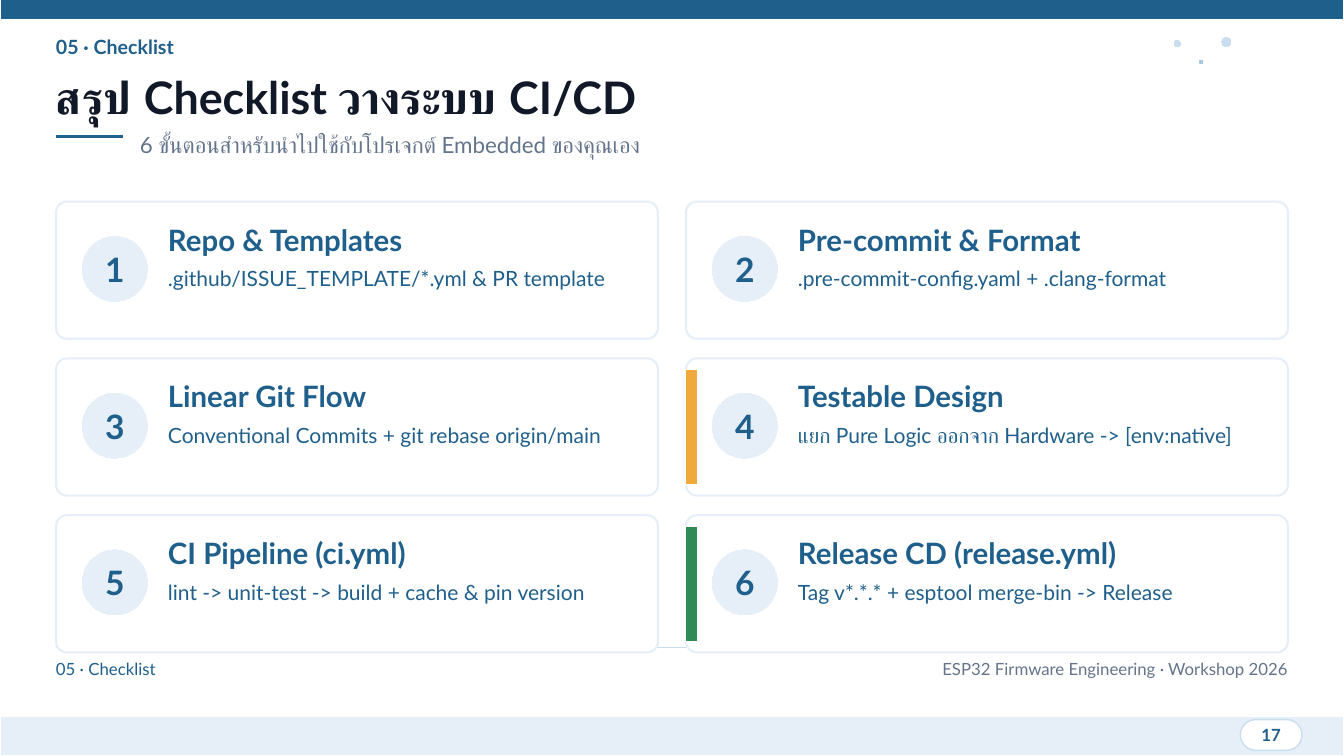
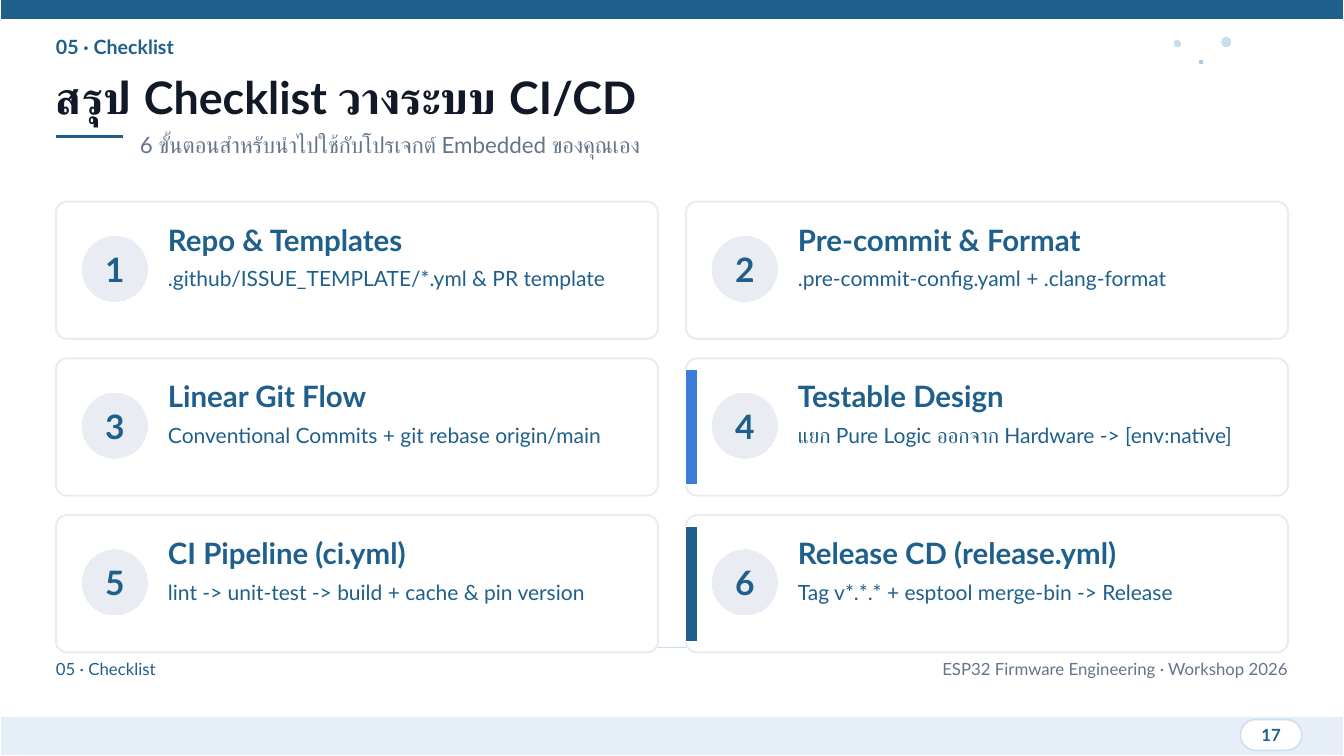
Before and after one commit to SavEe2429/git-practice, a slide deck: slide 17 of presentation/ESP32_Git_CICD_Workshop.pptx. Drawn at 1344x756 pixels with LibreOffice and Linux fonts; fonts in the diff are those of the drawing. Boxes give left, top, right and bottom in pixels: in the first picture for what was removed or moved away, otherwise in the second. Text is boxed around its words. In the diff, an @@ line names an element or a change of style, - is before the commit and + after.

Commit message:
style(presentation): enforce pure NDRS white-ice-navy palette without extra colors

```diff
--- a/presentation/ESP32_Git_CICD_Workshop.pptx
+++ b/presentation/ESP32_Git_CICD_Workshop.pptx
@@ rounded rectangle at [687,359,1289,496]: outline #E6EFF7 1.5 pt to #E9EDF3 1.5 pt @@
@@ rectangle at [687,370,698,485]: fill #F0A93B to #3B7DD8 @@
@@ rounded rectangle at [687,515,1289,652]: outline #E6EFF7 1.5 pt to #E9EDF3 1.5 pt @@
@@ rectangle at [687,526,698,641]: fill #2E8B57 to #1F5F8B @@
```
Also in this commit, not shown: 8 other slides changed, 1 other file.
